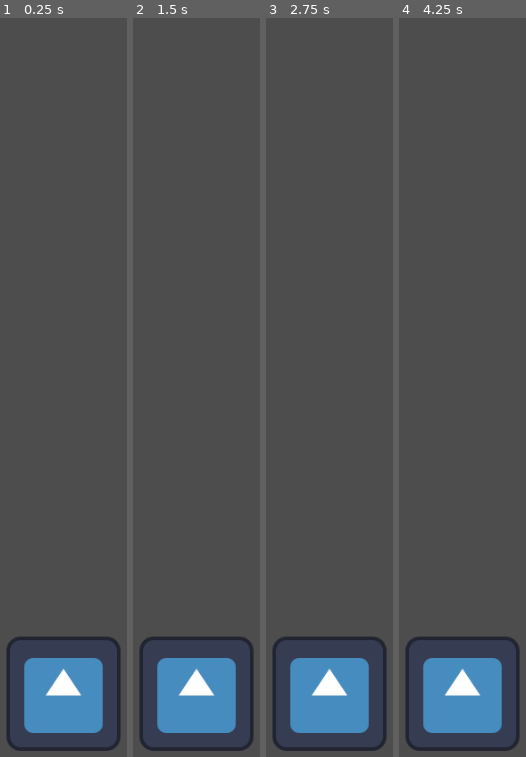
Above: before the commit, frames 1-4 (left to right).
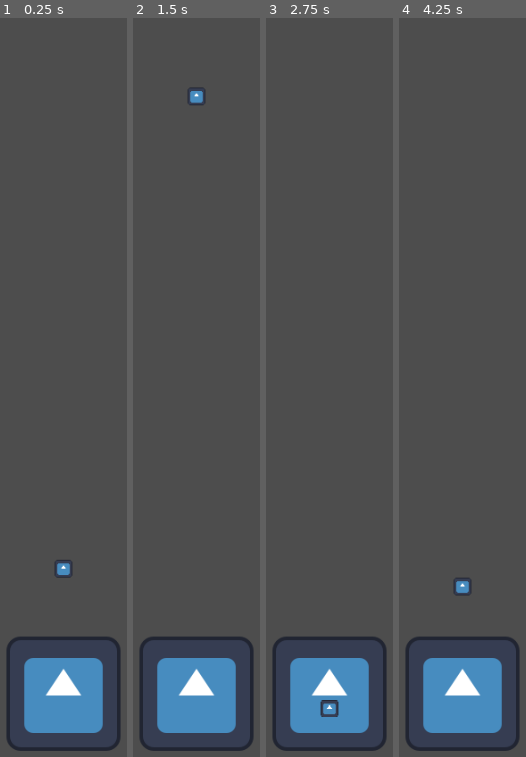
Above: after the commit, the same moments.

Repository: goutou08/P8-1-game
Game: Godot game, scene res://main.tscn
Two runs of this game, one before a commit and one after it. Both use one fixed random seed, a clock stepped at 60 frames per second and the inputs below. The engine's default icon, where the game draws it, is replaced by a stand-in: a white triangle on a blue panel in a dark square.
Inputs:
- Up to frame 1 (0.25 s): no input
- Up to frame 2 (1.5 s): hold Right (ui_right) 0.53-1.28 s; hold Down (ui_down) from 1.28 s (still down)
- Up to frame 3 (2.75 s): release Down (ui_down) at 2.03 s; hold Right (ui_right) from 2.03 s (still down)
- Up to frame 4 (4.25 s): tap Enter at 2.75 s; release Right (ui_right) at 2.78 s; hold Up (ui_up) 2.78-3.53 s; tap Space at 3.5 s; hold Left (ui_left) from 3.53 s (still down)

The runs differ from the first frame. In frame 1, 0.2% of the frame differs, in the area x 43-57%, y 73-76%; in frame 2, 0.2%; in frame 3, 0.2%; in frame 4, 0.2%.

Commit message:
阶段二：弹珠发射与四面墙壁反弹完成

Diff:
--- /dev/null
+++ b/弹珠肉鸽塔防/ball.gd
@@ -0,0 +1,19 @@
+extends CharacterBody2D
+
+var speed: float = 600.0
+var direction: Vector2 = Vector2.ZERO
+var bounces_left: int = 10
+
+func init(start_pos: Vector2, start_dir: Vector2, bounce_limit: int):
+	position = start_pos
+	direction = start_dir.normalized()
+	bounces_left = bounce_limit
+
+func _physics_process(delta: float) -> void:
+	velocity = direction * speed
+	var collision = move_and_collide(velocity * delta)
+	if collision:
+		direction = direction.bounce(collision.get_normal())
+		bounces_left -= 1
+		if bounces_left <= 0:
+			queue_free()
--- /dev/null
+++ b/弹珠肉鸽塔防/ball.tscn
@@ -0,0 +1,17 @@
+[gd_scene format=3 uid="uid://j45ghbdmoayc"]
+
+[ext_resource type="Script" uid="uid://cuas7qra5djif" path="res://ball.gd" id="1_x8fbi"]
+[ext_resource type="Texture2D" uid="uid://dknbhme6gaycc" path="res://icon.svg" id="2_41u45"]
+
+[sub_resource type="CircleShape2D" id="CircleShape2D_cbx31"]
+radius = 12.0
+
+[node name="Ball" type="CharacterBody2D" unique_id=744775084]
+script = ExtResource("1_x8fbi")
+
+[node name="Sprite2D" type="Sprite2D" parent="." unique_id=1075537934]
+scale = Vector2(0.15, 0.15)
+texture = ExtResource("2_41u45")
+
+[node name="CollisionShape2D" type="CollisionShape2D" parent="." unique_id=1887463912]
+shape = SubResource("CircleShape2D_cbx31")
--- a/弹珠肉鸽塔防/game.gd
+++ b/弹珠肉鸽塔防/game.gd
@@ -1,14 +1,55 @@
 extends Node2D
 
-# ── 可配置参数 ──────────────────────────
-@export var bounce_limit: int = 10        # 每颗弹珠最大弹射次数
-@export var balls_per_attack: int = 1     # 每次攻击发射几颗弹珠
-@export var ball_interval_ms: int = 150   # 同一次攻击中，每颗弹珠间隔(ms)
-@export var attack_cooldown_ms: int = 2000 # 每次攻击的cd(ms)
-# ────────────────────────────────────────
+@export var bounce_limit: int = 10
+@export var balls_per_attack: int = 1
+@export var ball_interval_ms: int = 150
+@export var attack_cooldown_ms: int = 2000
 
 @onready var player = $CharacterBody2D
 
+var ball_scene = preload("res://ball.tscn")
+var screen_size: Vector2
+var attack_timer: float = 0.0
+var attack_cd: float = 0.0
+
 func _ready():
-	var screen = get_viewport_rect().size
-	player.position = Vector2(screen.x / 2, screen.y - 100)
+	screen_size = get_viewport_rect().size
+	player.position = Vector2(screen_size.x / 2, screen_size.y - 100)
+	create_walls()
+
+func create_walls() -> void:
+	var walls = [
+		# 上
+		[Vector2(screen_size.x / 2, 0), Vector2(screen_size.x, 10)],
+		# 下
+		[Vector2(screen_size.x / 2, screen_size.y), Vector2(screen_size.x, 10)],
+		# 左
+		[Vector2(0, screen_size.y / 2), Vector2(10, screen_size.y)],
+		# 右
+		[Vector2(screen_size.x, screen_size.y / 2), Vector2(10, screen_size.y)],
+	]
+	for w in walls:
+		var body = StaticBody2D.new()
+		var col = CollisionShape2D.new()
+		var shape = RectangleShape2D.new()
+		shape.size = w[1]
+		col.shape = shape
+		body.add_child(col)
+		add_child(body)
+		body.position = w[0]
+
+func _process(delta: float) -> void:
+	attack_cd -= delta
+	if attack_cd <= 0:
+		attack_cd = attack_cooldown_ms / 1000.0
+		fire_attack()
+
+func fire_attack() -> void:
+	for i in range(balls_per_attack):
+		await get_tree().create_timer(i * ball_interval_ms / 1000.0).timeout
+		spawn_ball()
+
+func spawn_ball() -> void:
+	var ball = ball_scene.instantiate()
+	add_child(ball)
+	ball.init(player.position, Vector2(0, -1), bounce_limit)
Not shown, added: 弹珠肉鸽塔防/ball.gd.uid
